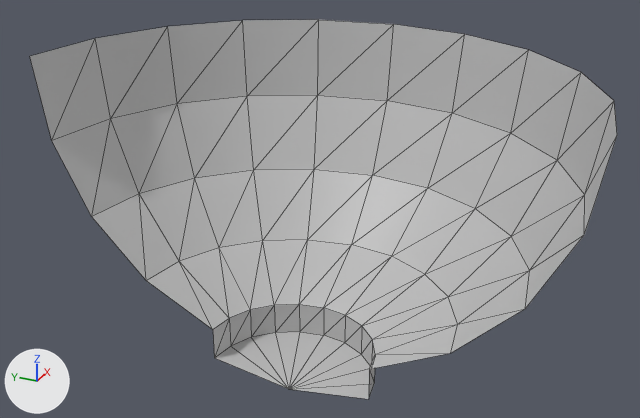
One commit to the FBX model Import/SconceLamp.fbx: the scene before it, then after it.
Before and after are seen from a 50 mm lens placed at (-0.239, -0.12, 0.181), pointed at (0.044, 0.008, 0.04). Every picture has the same lights, and +X, +Y and +Z are marked at lower left. Mesh edges are drawn as thin lines. Where no turn or scale is listed for an object, it has been applied to the vertices.
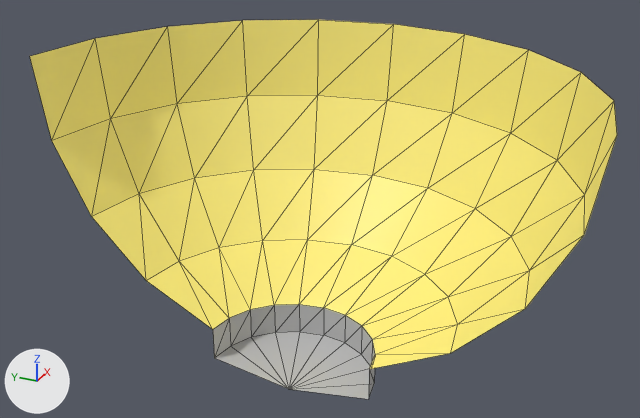
Boxes [x1, y1, x2, y2] around the edits, measured in the pictures (640 x 418 px):
part 1 of me_mesh, recoloured (grey to yellow): [30, 20, 617, 369] in both

Patch to the scene script:
```diff
--- a/Import/SconceLamp.fbx.py
+++ b/Import/SconceLamp.fbx.py
@@ mat_lambert2 @@
+mat_lambert2 = principled_material('lambert2')
+mat_lambert2.base_color = (1.0, 0.87, 0.216)  # yellow #fff080
@@ me_mesh @@
 me_mesh.from_pydata(...)  # 67 vertices, 110 faces; spans x 0.0..0.1, y -0.1..0.1, z -0.112..0.0
 # used by ob_psphere1; location = (0.0, 0.0, 0.1)
+# me_mesh part 1: all 80 faces centred in x 0.003..0.097, y -0.095..0.097, z -0.09..-0.01 switch from mat_lambert1 (grey #bcbcbc) to mat_lambert2 (yellow #fff080)
```
